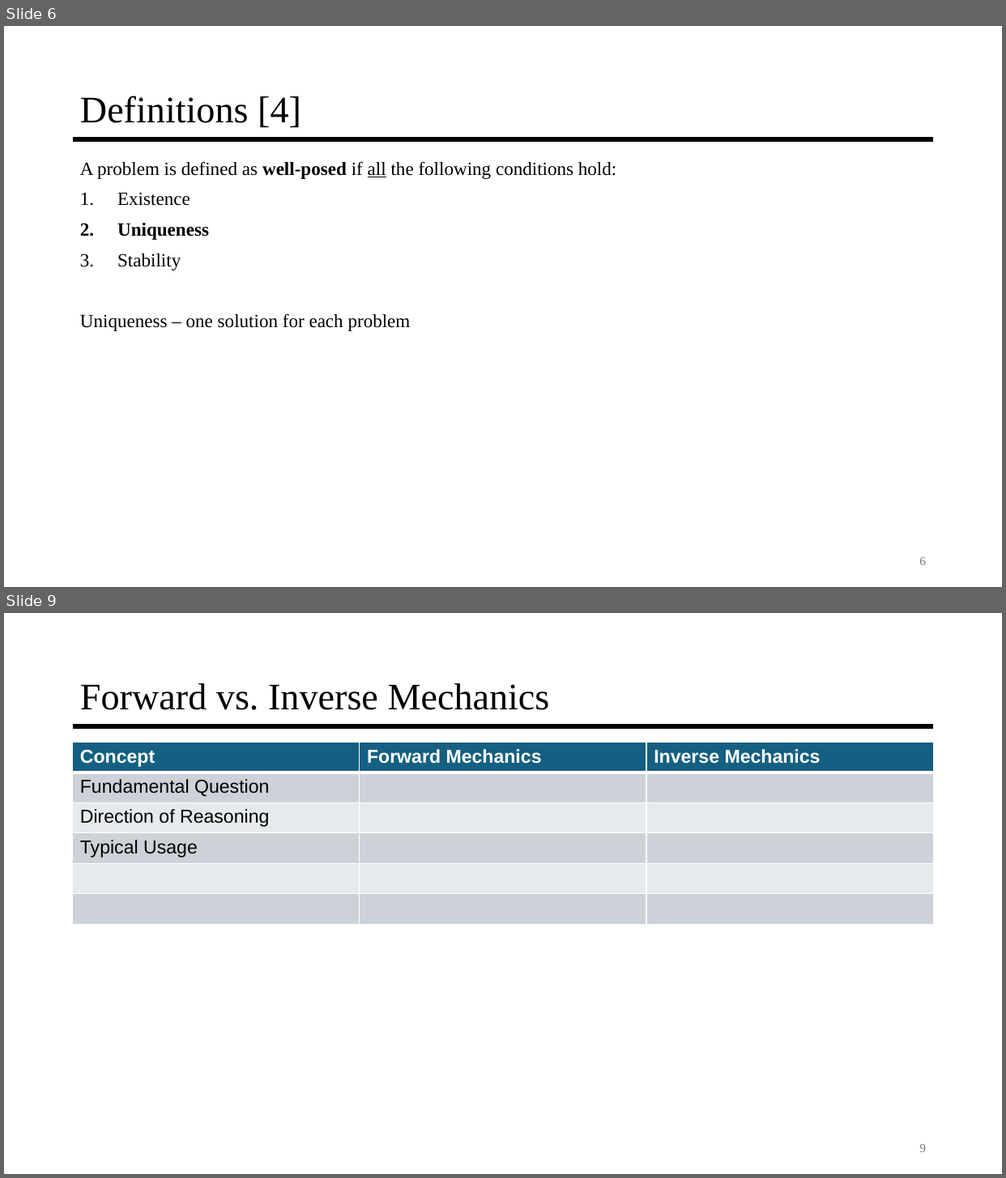
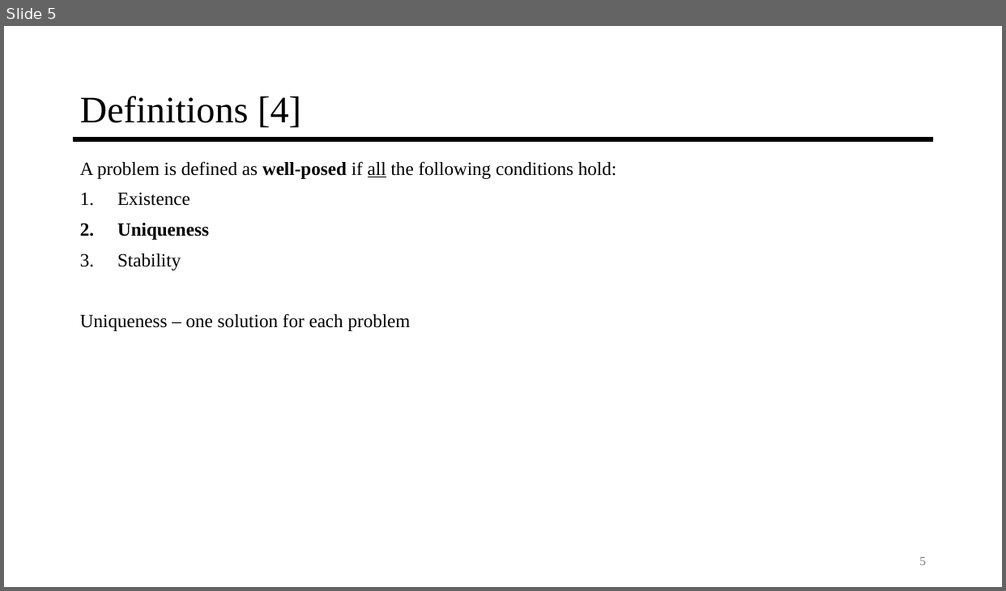
Before and after one commit to jyarch/inverse-mechanics-course, a slide deck: 0-Introduction/0-Introduction.pptx. Shown one above the other, each under a label of ours: slides 6 and 9 before the commit, slide 5 after it; the slides between them are not shown. The pictures are 1006x1178 and 1006x591 pixels, drawn with LibreOffice and Linux fonts; fonts in the diff are those of the drawing. Boxes give left, top, right and bottom in pixels: in the first picture for what was removed or moved away, otherwise in the second. Text is boxed around its words. In the diff, an @@ line names an element or a change of style, - is before the commit and + after.

```diff
--- a/0-Introduction/0-Introduction.pptx
+++ b/0-Introduction/0-Introduction.pptx
@@ slide 9 removed at (4,613,1002,1174), background #FFFFFF; not listed: 1 template element that a slide beside it also shows @@
@@ title removed at (80,683,550,710) @@
-Forward vs. Inverse Mechanics
@@ table removed at (73,743,933,924), 6 rows, 3 columns @@
-Concept | Forward Mechanics | Inverse Mechanics
-Fundamental Question |  | 
-Direction of Reasoning |  | 
-Typical Usage |  | 
- |  | 
- |  | 
@@ page number removed at (919,1144,926,1152) @@
-9
@@ what was slide 6 is now slide 5 @@
@@ page number at (919,557,926,565): text changed @@
-6
+5
```
Also in this commit, not shown: 3 slides changed, 1 slide added, 7 other slides removed, 2 other files.
